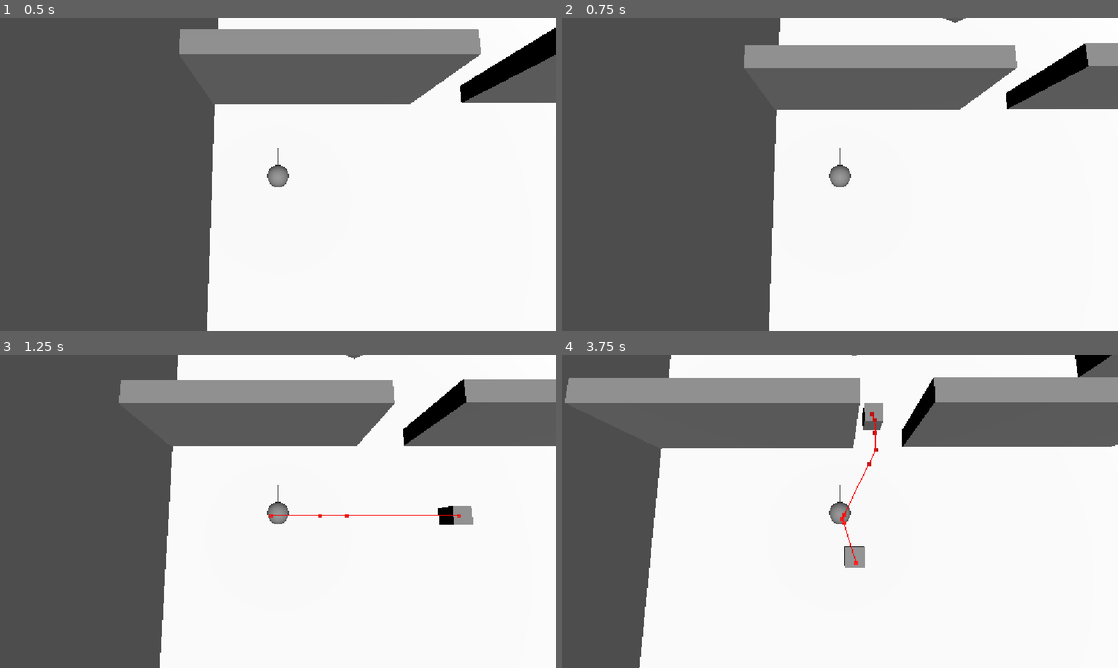
Above: before the commit, frames 1-4 (two rows, left to right).
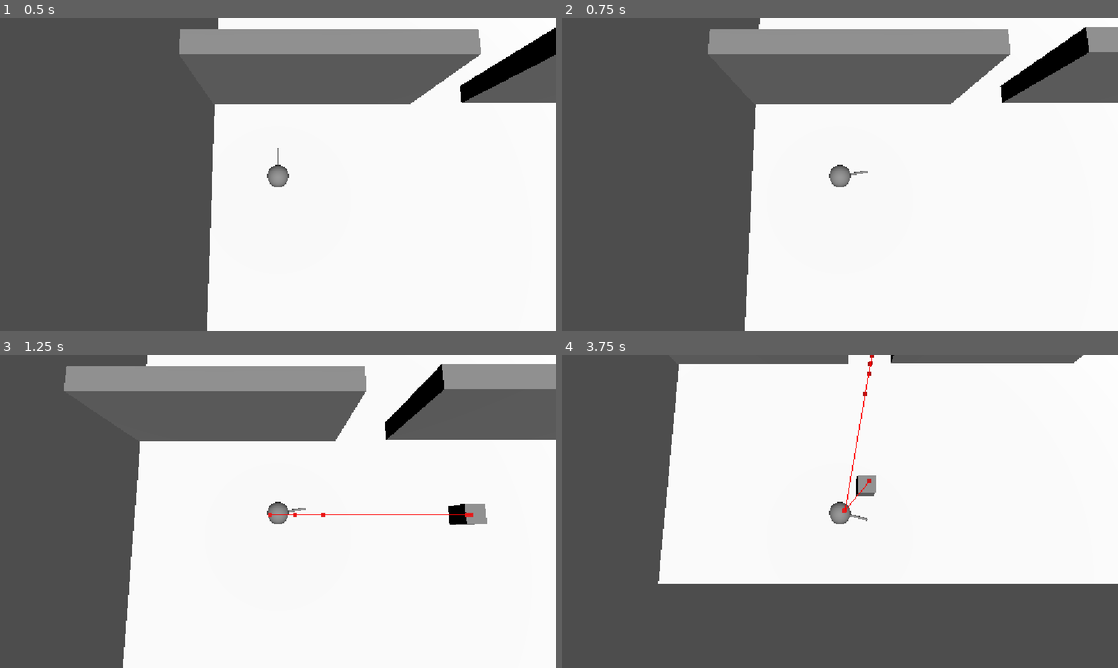
Above: after the commit, the same moments.

Repository: Lunycat/Ded_vs_Zombie
Game: Godot game, scene res://scenes/game.tscn
Same seed, same stepped clock (60 frames per second), same inputs: the game is played once before the commit and once after it.
Inputs (mouse positions are in pixels of both pictures, inside the frame that each line leads up to):
- Up to frame 1 (0.5 s): no input
- Up to frame 2 (0.75 s): tap Enter (ui_accept) at 0.5, 0.6 s; move the mouse to (962, 158) at 0.52 s; hold Right (ui_right) from 0.53 s (still down)
- Up to frame 3 (1.25 s): keep holding Right (ui_right); tap Enter (ui_accept) at 0.77, 1.07 s
- Up to frame 4 (3.75 s): move the mouse to (728, 527) at 1.27 s; release Right (ui_right) at 1.28 s; hold Down (ui_down) 1.28-2.03 s; tap Enter (ui_accept) at 1.35, 1.52, 1.82, 2.1, 2.85, 3.02, 3.32, 3.6 s; move the mouse to (895, 442) at 2.02 s; hold Right (ui_right) 2.03-2.78 s; move the mouse to (812, 574) at 2.77 s; hold Up (ui_up) 2.78-3.53 s; move the mouse to (1006, 558) at 3.52 s; hold Left (ui_left) from 3.53 s (still down)

Frame 1 is identical in both runs. In frame 2, 11% of the frame differs, in the area x 26-100%, y 0-100%; in frame 3, 15%; in frame 4, 44%, in the area x 0-100%, y 0-100%.

Commit message:
refactor code player and zombie

Diff:
--- a/project.godot
+++ b/project.godot
@@ -24,6 +24,14 @@
 
 project/assembly_name="DedVsZombie"
 
+[input]
+
+attack={
+"deadzone": 0.2,
+"events": [Object(InputEventMouseButton,"resource_local_to_scene":false,"resource_name":"","device":-1,"window_id":0,"alt_pressed":false,"shift_pressed":false,"ctrl_pressed":false,"meta_pressed":false,"button_mask":1,"position":Vector2(172, 7),"global_position":Vector2(179, 44),"factor":1.0,"button_index":1,"canceled":false,"pressed":true,"double_click":false,"script":null)
+]
+}
+
 [layer_names]
 
 3d_render/layer_4="building"
--- a/scenes/guns/gun_default.tscn
+++ b/scenes/guns/gun_default.tscn
@@ -9,3 +9,6 @@
 [node name="MeshInstance3D2" type="MeshInstance3D" parent="." unique_id=2120900263]
 transform = Transform3D(1, 0, 0, 0, -4.371139e-08, 1, 0, -1, -4.371139e-08, 0, 0.4, -0.904)
 mesh = SubResource("CapsuleMesh_vnbya")
+
+[node name="Marker3D" type="Marker3D" parent="." unique_id=121573504]
+transform = Transform3D(1, 0, 0, 0, 1, 0, 0, 0, 1, 0, 0.4, -1.3061821)
--- a/scenes/player.tscn
+++ b/scenes/player.tscn
@@ -10,17 +10,19 @@
 [node name="Player" type="CharacterBody3D" unique_id=1839280870]
 collision_layer = 2
 collision_mask = 7
+platform_floor_layers = 4294967042
+platform_wall_layers = 7
 script = ExtResource("1_3vyb7")
 
-[node name="GunDefault" parent="." unique_id=1808121232 instance=ExtResource("2_g2els")]
+[node name="Camera3D" type="Camera3D" parent="." unique_id=1571098144]
+transform = Transform3D(1, 0, 0, 0, 1, 0, 0, 0, 1, 0, 10, 1)
 
 [node name="CollisionShape3D" type="CollisionShape3D" parent="." unique_id=119337652]
 shape = SubResource("CapsuleShape3D_dyxgh")
-
-[node name="Camera3D" type="Camera3D" parent="." unique_id=1571098144]
-transform = Transform3D(1, 0, 0, 0, 1, 0, 0, 0, 1, 0, 10, 1)
 
 [node name="VisualPivot" type="Node3D" parent="." unique_id=532866155]
 
 [node name="MeshInstance3D" type="MeshInstance3D" parent="VisualPivot" unique_id=1228934968]
 mesh = SubResource("CapsuleMesh_dyxgh")
+
+[node name="GunDefault" parent="VisualPivot" unique_id=1808121232 instance=ExtResource("2_g2els")]
--- a/scenes/zombies/zombie.tscn
+++ b/scenes/zombies/zombie.tscn
@@ -10,8 +10,10 @@
 size = Vector3(1.1035156, 1, 1.1149902)
 
 [node name="Zombie" type="CharacterBody3D" unique_id=1842117996]
-platform_floor_layers = 4294967042
-platform_wall_layers = 1
+collision_layer = 4
+collision_mask = 7
+platform_floor_layers = 4294967044
+platform_wall_layers = 7
 script = ExtResource("1_16b6s")
 
 [node name="MeshInstance3D" type="MeshInstance3D" parent="." unique_id=14227645]
--- a/scripts/player.gd
+++ b/scripts/player.gd
@@ -1,4 +1,6 @@
 extends CharacterBody3D
+
+enum State {NORMAL, KNOCKBACK}
 
 @export var max_distance_mouse: float = 50.0
 @export var SPEED: float = 6.0
@@ -12,6 +14,7 @@
 var _camera: Camera3D = null
 var _health: int = 0;
 var _knockback_velocity: Vector3 = Vector3.ZERO
+var _current_state = State.NORMAL
 
 func _ready() -> void:
 	add_to_group("player")
@@ -23,9 +26,23 @@
 	_move_mouse()
 
 	if not is_on_floor():
-		velocity += get_gravity() * delta
+		_use_gravity(delta)
 
+	_change_state()
+	_action_depending_on_state(delta)
+	move_and_slide()
+
+func _use_gravity(delta: float) -> void:
+	velocity += get_gravity() * delta
+
+func _change_state() -> void:
 	if _knockback_velocity.length() > 0.0001:
+		_current_state = State.KNOCKBACK
+	else:
+		_current_state = State.NORMAL
+
+func _action_depending_on_state(delta: float) -> void:
+	if _current_state == State.KNOCKBACK:
 		velocity.x = _knockback_velocity.x
 		velocity.z = _knockback_velocity.z
 
@@ -33,11 +50,8 @@
 		_knockback_velocity = _knockback_velocity.move_toward(
 			Vector3.ZERO, knockback_friction * friction_mul * delta
 		)
-	else:
+	elif _current_state == State.NORMAL:
 		_knockback_velocity = Vector3.ZERO
-		if Input.is_action_just_pressed("ui_accept") and is_on_floor():
-			velocity.y = JUMP_VELOCITY
-
 		var input_dir := Input.get_vector("ui_left", "ui_right", "ui_up", "ui_down")
 		# Компенсация сжатия по Z: камера наклонена, поэтому 1 м в мире по Z
 		# на экране выглядит короче. Делим input_dir.y на sin(угол подъёма камеры),
@@ -46,19 +60,12 @@
 		sin_phi = maxf(sin_phi, 0.01)  # защита от деления на 0, если камера горизонтальна
 		var direction: Vector3 = Vector3(input_dir.x, 0, input_dir.y / sin_phi)
 
-		if is_on_floor():
-			if direction:
-				velocity.x = direction.x * SPEED
-				velocity.z = direction.z * SPEED
-			else:
-				velocity.x = move_toward(velocity.x, 0, SPEED * 10.0 * delta)
-				velocity.z = move_toward(velocity.z, 0, SPEED * 10.0 * delta)
+		if direction:
+			velocity.x = direction.x * SPEED
+			velocity.z = direction.z * SPEED
 		else:
-			if direction:
-				velocity.x = move_toward(velocity.x, direction.x * SPEED, SPEED * 2.0 * delta)
-				velocity.z = move_toward(velocity.z, direction.z * SPEED, SPEED * 2.0 * delta)
-
-	move_and_slide()
+			velocity.x = move_toward(velocity.x, 0, SPEED * 10.0 * delta)
+			velocity.z = move_toward(velocity.z, 0, SPEED * 10.0 * delta)
 
 func take_damage(damage: int) -> void:
 	_health -= damage
@@ -80,12 +87,14 @@
 	if target == Vector3.INF:
 		return
 
+	# Расстояние от персонажа до метки на экране
 	var to_target: Vector3 = target - _visual_pivot.global_position
 	to_target.y = 0
 
 	if to_target.length_squared() < 0.01:
 		return
 
+	# Насколько градусов нужно повернуться по вертикальной оси
 	_visual_pivot.rotation.y = atan2(-to_target.x, -to_target.z)
 
 func _get_ground_position(ray_origin: Vector3, ray_end: Vector3) -> Vector3:
@@ -103,5 +112,8 @@
 
 	return Vector3.INF
 
+func _attack() -> void:
+	pass
+
 func _die() -> void:
 	queue_free()
--- a/scripts/spawn_manager.gd
+++ b/scripts/spawn_manager.gd
@@ -29,7 +29,6 @@
 		var R: float = randf_range(min_radius, max_radius)
 		var x: float = _player.global_position.x + R * cos(angle)
 		var z: float = _player.global_position.z + R * sin(angle)
-		# var y: float = _get_ground_y(x, z)
 		var vector_of_spawn: Vector3 = Vector3(x, 0, z)
 		var vector_valid: Vector3 = NavigationServer3D.map_get_closest_point(
 			_navigation_map, vector_of_spawn
@@ -47,20 +46,5 @@
 	zombie.global_position = vector
 	_alive_zombie += 1
 
-func _get_ground_y(x: float, z: float) -> float:
-	var space_state: PhysicsDirectSpaceState3D = get_world_3d().direct_space_state
-	var query: PhysicsRayQueryParameters3D = PhysicsRayQueryParameters3D.create(
-		Vector3(x, 100, z),
-		Vector3(x, -100, z),
-		1,
-		[self]
-	)
-	var result: Dictionary = space_state.intersect_ray(query)
-
-	if result:
-		return result.position.y
-
-	return 0.0
-
 func _decrement_alive_zombie():
 	_alive_zombie -= 1
--- a/scripts/zombies/zombie.gd
+++ b/scripts/zombies/zombie.gd
@@ -1,5 +1,7 @@
 extends CharacterBody3D
 class_name Zombie
+
+enum State {IDLE, PURSUIT, ATTACK}
 
 @export var health: int = 100
 @export var move_speed: float = 3.0
@@ -11,12 +13,10 @@
 
 @onready var _navigation: NavigationAgent3D = $NavigationAgent3D
 
-enum State {IDLE, PURSUIT, ATTACK}
-
 var _player: CharacterBody3D = null
 var _attack_timer: float = 0.0
 var _player_in_range: bool = false
-var current_state: State = State.IDLE
+var _current_state: State = State.IDLE
 
 func _ready() -> void:
 	_player = get_tree().get_first_node_in_group("player")
@@ -35,37 +35,37 @@
 		velocity += get_gravity() * delta
 
 	_attack_timer -= delta
+	_change_state()
+	_action_depending_on_state(delta)
 
-	# Ставим статус
+func _change_state() -> void:
 	if not is_instance_valid(_player):
-		current_state = State.IDLE
+		_current_state = State.IDLE
 		_player_in_range = false
 	elif _player_in_range:
-		current_state = State.ATTACK
+		_current_state = State.ATTACK
 	else:
-		current_state = State.PURSUIT
+		_current_state = State.PURSUIT
 
-	# Действие в зависимости от статуса
-	if current_state == State.IDLE:
+func _action_depending_on_state(delta: float) -> void:
+	if _current_state == State.IDLE:
 		_navigation.velocity = Vector3.ZERO
 		velocity.x = move_toward(velocity.x, 0, move_speed * slow_move * delta)
 		velocity.z = move_toward(velocity.z, 0, move_speed * slow_move * delta)
 		move_and_slide()
-		return
-	elif current_state == State.ATTACK:
+	elif _current_state == State.ATTACK:
 		_navigation.velocity = Vector3.ZERO
 		_navigation.avoidance_enabled = false
 		velocity.x = 0
 		velocity.z = 0
 		_attack()
 		move_and_slide()
-	elif current_state == State.PURSUIT:
+	elif _current_state == State.PURSUIT:
 		_navigation.avoidance_enabled = true
 		_pursuit_state()
 
-
 func _on_velocity_computed(safe_velocity: Vector3) -> void:
-	if current_state == State.ATTACK:
+	if _current_state == State.ATTACK:
 		return
 	velocity = safe_velocity
 	move_and_slide()
